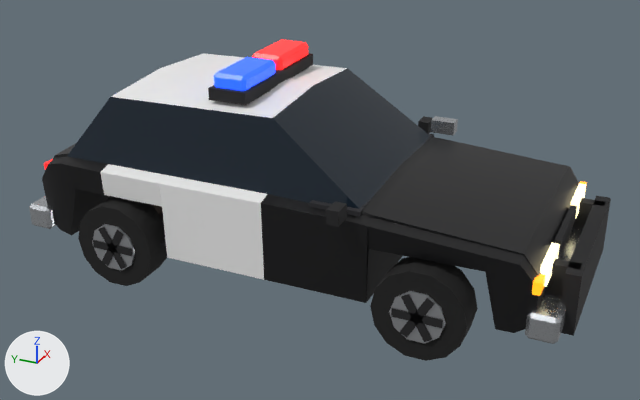
The glTF model assets/cars/police.glb, before and after one commit.
Before and after are seen from a 50 mm lens placed at (-6.6, -3.05, 3.95), pointed at (-0.09, -0.12, 0.69). Lighting does not change. The marker at lower left points along +X, +Y and +Z. The first picture is the older version. Where no turn or scale is listed for an object, it has been applied to the vertices. Vertices at exactly the same position are counted once.

The first picture shows 'police_body', 'police_door_br', 'police_door_l', 'police_door_r', 'police_wheel_fr', 'police_wheel_rr'.
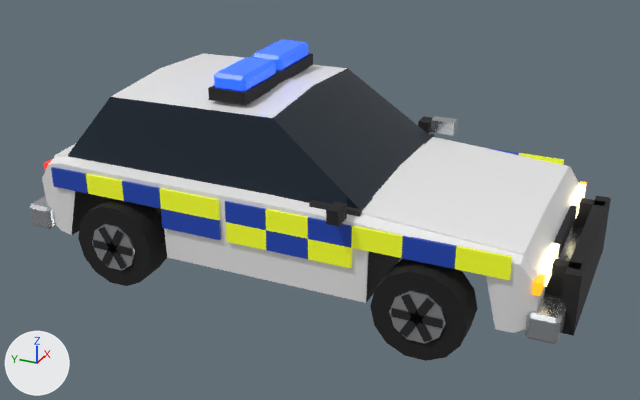
Location of each change, [x1, y1, x2, y2] in pixels of the pictures (640 x 400 px):
'police_body', recoloured, reshaped (black to white): [29, 39, 611, 344] in both
'police_door_r', recoloured, reshaped (black to white): [225, 113, 359, 300] in both
'police_door_br', reshaped: before [160, 105, 230, 270]; after [159, 105, 230, 270]
part 1 of me_police_body, added: after [483, 147, 519, 155]
part 2 of me_police_body, added (blue): after [402, 236, 456, 269]
part 3 of me_police_body, added (blue): after [122, 181, 161, 208]
part 4 of me_police_body, added (blue): after [51, 167, 88, 194]
part 5 of me_police_body, added: after [519, 153, 564, 165]
part 6 of me_police_body, added (yellow): after [455, 246, 512, 280]
part 7 of me_police_body, added (yellow): after [351, 226, 403, 258]
part 8 of me_police_body, added (yellow): after [86, 174, 124, 201]
part 9 of me_police_body, recoloured: [100, 67, 337, 250] in both
part 10 of me_body_police_door_br, added: after [159, 188, 221, 240]
part 11 of me_body_police_door_br, edited (looks the same): [160, 175, 226, 270] in both
part 12 of me_police_door_r, added: after [225, 201, 352, 268]
part 13 of me_police_door_r, edited (looks the same): [225, 187, 267, 280] in both

Patch to the scene script:
```diff
--- a/assets/cars/police.glb.py
+++ b/assets/cars/police.glb.py
@@ mat_paint_police @@
 mat_paint_police = principled_material('paint_police')
-mat_paint_police.base_color = (0.00605, 0.00605, 0.007)  # black #121214
+mat_paint_police.base_color = (0.905, 0.905, 0.905)  # white #f4f4f4
 mat_paint_police.metallic = 0.1
@@ mat_lightred @@
 mat_lightred = principled_material('lightRed')
-mat_lightred.base_color = (1.0, 0.0144, 0.0144)  # red #ff2020
+mat_lightred.base_color = (0.0144, 0.0802, 1.0)  # blue #2050ff
 mat_lightred.roughness = 0.3
-mat_lightred.emission_color = (1.0, 0.0144, 0.0144)  # red #ff2020
+mat_lightred.emission_color = (0.0144, 0.0802, 1.0)  # blue #2050ff
 mat_lightred.emission_strength = 1.5
@@ me_police_body @@
-me_police_body.from_pydata(...)  # 502 vertices, 848 faces; spans x -1.0..1.06, y -2.48..2.44, z 0.3..1.9
+me_police_body.from_pydata(...)  # 1142 vertices, 2064 faces; spans x -1.02..1.06, y -2.48..2.44, z 0.3..1.9
+# me_police_body part 1: a new loose piece, a box spanning x 0.991..1.016, y -1.611..-1.209, z 0.8..0.98, in mat_battb (blue #1f48b8)
+# me_police_body part 2: a new loose piece, a box spanning x -1.016..-0.991, y -1.611..-1.209, z 0.8..0.98, in mat_battb (blue #1f48b8)
+# me_police_body part 3: a new loose piece, a box spanning x -1.016..-0.991, y 0.923..1.291, z 0.8..0.98, in mat_battb (blue #1f48b8)
+# me_police_body part 4: a new loose piece, a box spanning x -1.016..-0.991, y 1.669..2.037, z 0.8..0.98, in mat_battb (blue #1f48b8)
+# me_police_body part 5: a new loose piece, a box spanning x 0.991..1.016, y -2.018..-1.616, z 0.8..0.98, in mat_batty (yellow #d8e21a, glowing yellow #808716)
+# me_police_body part 6: a new loose piece, a box spanning x -1.016..-0.991, y -2.018..-1.616, z 0.8..0.98, in mat_batty (yellow #d8e21a, glowing yellow #808716)
+# me_police_body part 7: a new loose piece, a box spanning x -1.016..-0.991, y -1.204..-0.803, z 0.8..0.98, in mat_batty (yellow #d8e21a, glowing yellow #808716)
+# me_police_body part 8: a new loose piece, a box spanning x -1.016..-0.991, y 1.296..1.664, z 0.8..0.98, in mat_batty (yellow #d8e21a, glowing yellow #808716)
+# me_police_body part 9: 48 faces spanning x -1.0..1.0, y -0.02..1.52, z 0.32..1.7 switch from mat_white (white #f2f2f2) to mat_paint_police (white #f4f4f4)
+# other edits to the shape of me_police_body do not show in these pictures
 me_police_body.materials.append(mat_trim)
@@ me_police_body @@
 me_police_body.materials.append(mat_lightblue)
+me_police_body.materials.append(mat_battb)  # blue #1f48b8
+me_police_body.materials.append(mat_batty)  # yellow #d8e21a, glowing yellow #808716
@@ me_body_police_door_br @@
-me_body_police_door_br.from_pydata(...)  # 12 vertices, 12 faces; spans x 0.0..0.24, y 0.0..0.56, z 0.32..1.643
+me_body_police_door_br.from_pydata(...)  # 24 vertices, 36 faces; spans x -0.016..0.24, y 0.0..0.56, z 0.32..1.643
+# me_body_police_door_br part 10
+# 6 vertices are added at (-0.016, 0.002, 0.62), (-0.016, 0.002, 0.8), (-0.016, 0.558, 0.62), (-0.016, 0.558, 0.8), (-0.016, 0.002, 0.98), (-0.016, 0.558, 0.98)
+# 6 new vertices lie (0.025, 0.0, 0.0) away from vertices in x -0.016, y 0.002..0.558, z 0.62..0.98
+# 12 new faces join them, mat_battb (blue #1f48b8)
+# 12 new faces join them, mat_batty (yellow #d8e21a, glowing yellow #808716)
+# me_body_police_door_br part 11: 8 faces spanning x 0.0..0.12, y 0.0..0.56, z 0.32..1.05 switch from mat_white (white #f2f2f2) to mat_paint_police (white #f4f4f4)
 me_body_police_door_br.materials.append(mat_glass)
+me_body_police_door_br.materials.append(mat_battb)  # blue #1f48b8
+me_body_police_door_br.materials.append(mat_batty)  # yellow #d8e21a, glowing yellow #808716
@@ me_police_door_r @@
-me_police_door_r.from_pydata(...)  # 20 vertices, 24 faces; spans x -0.15..0.24, y 0.0..1.1, z 0.32..1.65
+me_police_door_r.from_pydata(...)  # 56 vertices, 96 faces; spans x -0.15..0.24, y 0.0..1.1, z 0.32..1.65
+# me_police_door_r part 12
+# 18 vertices are added at x -0.016, y 0.002..1.098, z 0.62..0.98
+# 18 new vertices lie (0.025, 0.0, 0.0) away from vertices in x -0.016, y 0.002..1.098, z 0.62..0.98
+# 36 new faces join them, mat_batty (yellow #d8e21a, glowing yellow #808716)
+# 36 new faces join them, mat_battb (blue #1f48b8)
+# me_police_door_r part 13: 4 faces spanning x 0.0..0.12, y 0.78..1.1, z 0.32..1.05 switch from mat_white (white #f2f2f2) to mat_paint_police (white #f4f4f4)
 me_police_door_r.materials.append(mat_trim)
 me_police_door_r.materials.append(mat_glass)
+me_police_door_r.materials.append(mat_batty)  # yellow #d8e21a, glowing yellow #808716
+me_police_door_r.materials.append(mat_battb)  # blue #1f48b8
```
